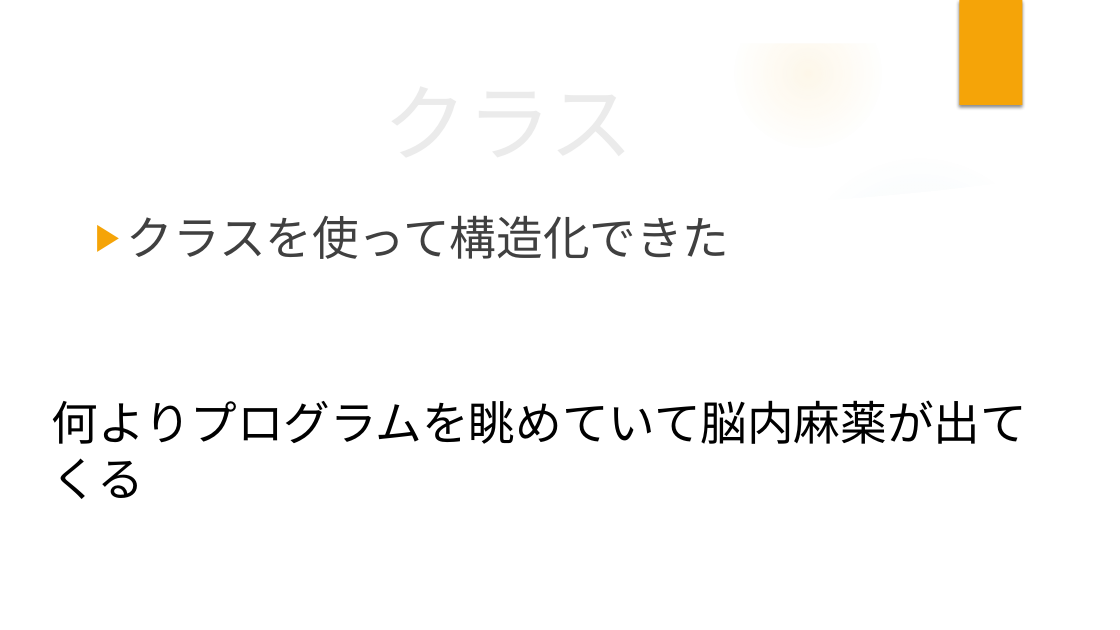
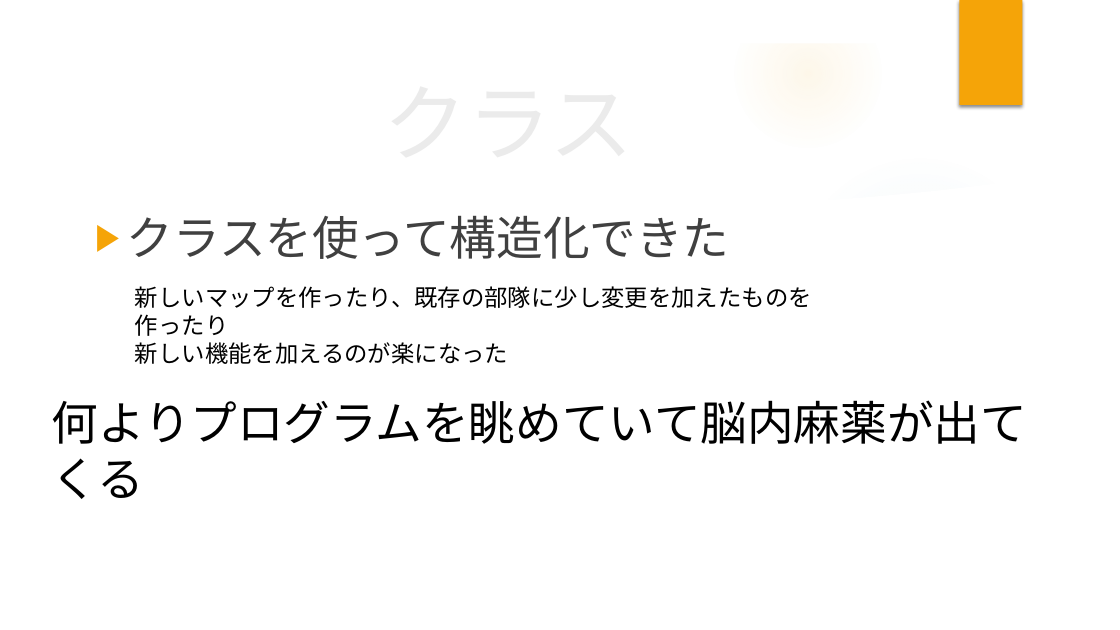
Before and after one commit to tmkttmkt/DevilTRex, a slide deck: slide 7 of その他/夏休みの課題のゲーム/RUZYEF_by對馬/PPPT/main.pptx. Drawn at 1120x630 pixels with LibreOffice and Linux fonts; fonts in the diff are those of the drawing; background and template pictures are left out. Boxes give left, top, right and bottom in pixels: in the first picture for what was removed or moved away, otherwise in the second. Text is boxed around its words. In the diff, an @@ line names an element or a change of style, - is before the commit and + after.

```diff
--- a/その他/夏休みの課題のゲーム/RUZYEF_by對馬/PPPT/main.pptx
+++ b/その他/夏休みの課題のゲーム/RUZYEF_by對馬/PPPT/main.pptx
@@ text added at (135,286,812,364), 20 pt, text #000000 @@
+新しいマップを作ったり、既存の部隊に少し変更を加えたものを作ったり
+新しい機能を加えるのが楽になった
```
Also in this commit, not shown: 1 other slide changed.
